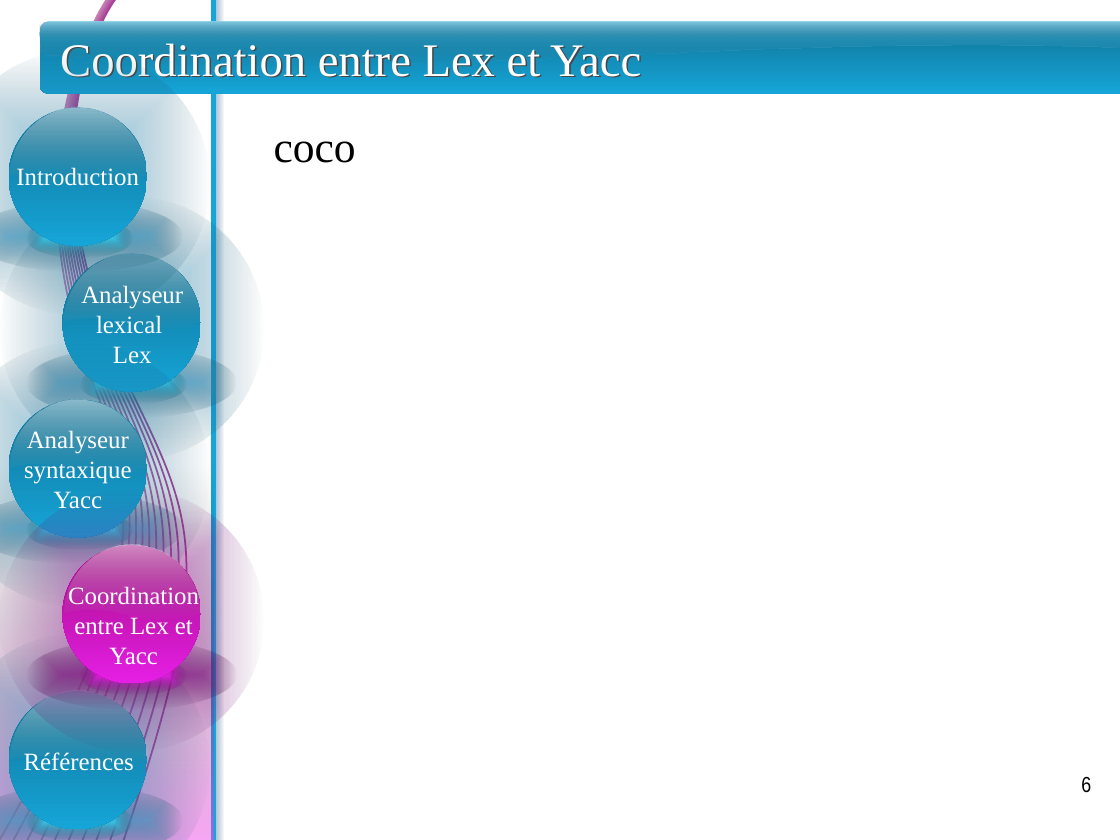
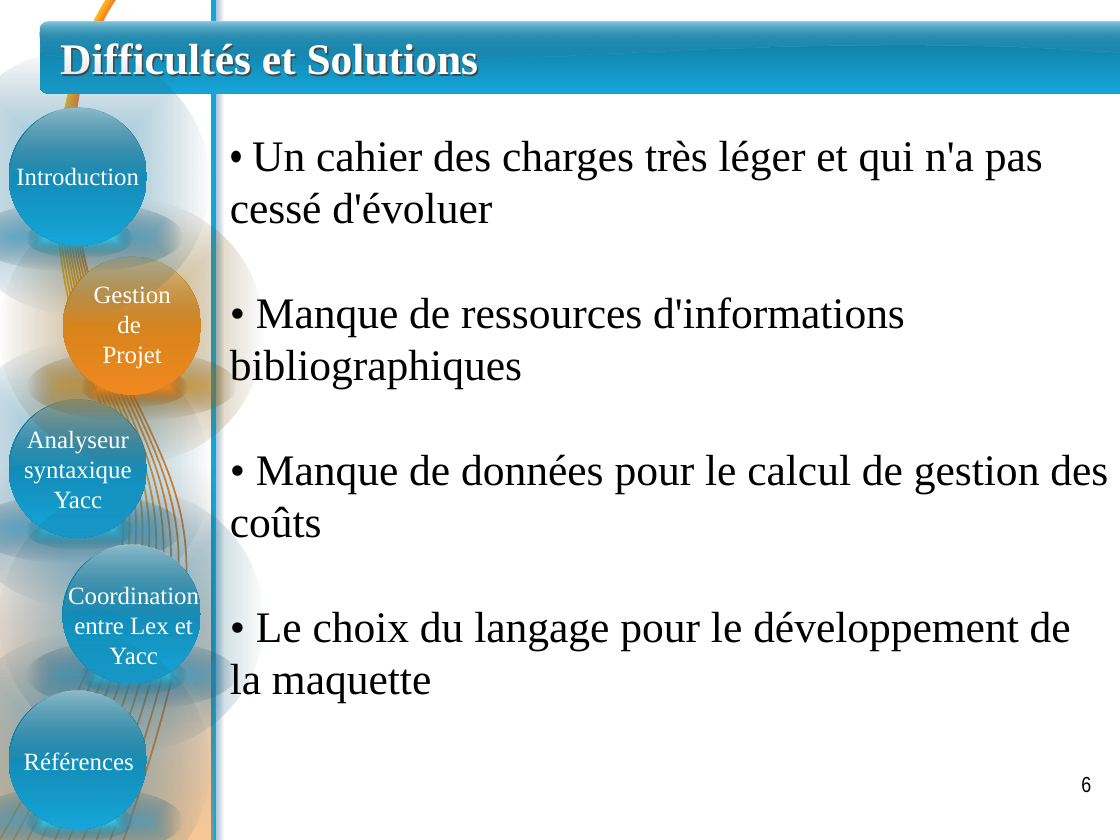
Before and after one commit to sarrabenbrahim/team-war, a slide deck: slide 6 of PFE/Presentation/presentation - Jaafar.pptx. Drawn at 1120x840 pixels with LibreOffice and Linux fonts; fonts in the diff are those of the drawing. Boxes give left, top, right and bottom in pixels: in the first picture for what was removed or moved away, otherwise in the second. Text is boxed around its words. In the diff, an @@ line names an element or a change of style, - is before the commit and + after.

Commit message:
-+ Gestion de projet et Gestion des coûts

```diff
--- a/PFE/Presentation/presentation - Jaafar.pptx
+++ b/PFE/Presentation/presentation - Jaafar.pptx
@@ freeform shape at (0, 0, 151, 840): outline #CC82B7 1.13 pt to #FEBD1E 1.13 pt @@
@@ freeform shape at (1, 0, 156, 840): outline #C87BB3 1.13 pt to #FDB620 1.13 pt @@
@@ freeform shape at (2, 0, 161, 840): outline #C475B0 1.13 pt to #FCAF21 1.13 pt @@
@@ freeform shape at (3, 0, 166, 840): outline #BF6EAC 1.13 pt to #FBA922 1.13 pt @@
@@ freeform shape at (3, 0, 170, 840): outline #BB67A9 1.13 pt to #FAA223 1.13 pt @@
@@ freeform shape at (4, 0, 175, 840): outline #B760A5 1.13 pt to #F99D24 1.13 pt @@
@@ freeform shape at (6, 0, 185, 840): outline #B459A2 1.13 pt to #F89624 1.13 pt @@
@@ freeform shape at (7, 0, 196, 840): outline #B0529F 1.13 pt to #F79025 1.13 pt @@
@@ freeform shape at (8, 0, 206, 840): outline #AC4B9C 1.13 pt to #F68A25 1.13 pt @@
@@ freeform shape at (8, 0, 216, 840): outline #A94399 1.13 pt to #F58426 1.13 pt @@
@@ freeform shape at (38, 21, 1120, 77): outline redrawn @@
@@ title at (60, 43, 479, 77): text changed; size 30 to 28 pt; bold on @@
-Coordination entre Lex et Yacc
+Difficultés et Solutions
@@ text added at (230, 140, 1108, 703), 28 pt, text #000000 @@
+• Un cahier des charges très léger et qui n'a pas cessé d'évoluer
+• Manque de ressources d'informations bibliographiques
+• Manque de données pour le calcul de gestion des coûts
+• Le choix du langage pour le développement de la maquette
@@ text removed at (274, 141, 356, 163) @@
-coco
@@ ellipse at (0, 199, 263, 463): fill gradient #2FA4D9 to #164C64 to gradient #BC8116 to #573C0A @@
@@ ellipse at (63, 256, 200, 394): fill gradient #0F7295 to #16A5D8 to gradient #BC8116 to #F08820 @@
@@ text at (94, 286, 171, 369): text changed @@
-Analyseur lexical
-Lex
+Gestion
+de
+Projet
@@ ellipse at (27, 351, 236, 420): fill gradient #338EB7 to #184255 to gradient #BC8116 to #573C0A @@
@@ 2 ellipses, 1 freeform shape: place and size @@
-2 ellipses, 1 freeform shape at (27, 253, 236, 417)
+2 ellipses, 1 freeform shape at (27, 256, 236, 420)
@@ ellipse at (82, 368, 187, 407): fill gradient #35C8EB to #195D6D to gradient #F08820 to #6F3F0F @@
@@ rectangle at (0, 464, 213, 840): fill gradient #000000 to #EE4CE6 to gradient #000000 to #F18E2B @@
@@ ellipse at (0, 488, 263, 752): fill gradient #BC16BC to #570A57 to gradient #2FA4D9 to #164C64 @@
@@ ellipse at (63, 545, 200, 683): fill gradient #A40C83 to #E51FE5 to gradient #0F7295 to #16A5D8 @@
@@ ellipse at (27, 640, 236, 709): fill gradient #780E78 to #380638 to gradient #338EB7 to #184255 @@
@@ ellipse at (81, 656, 186, 694): fill gradient #E51FE5 to #6A0E6A to gradient #35C8EB to #195D6D @@
```
Also in this commit, not shown: 3 other slides changed, 3 slides added, 1 slide removed.
